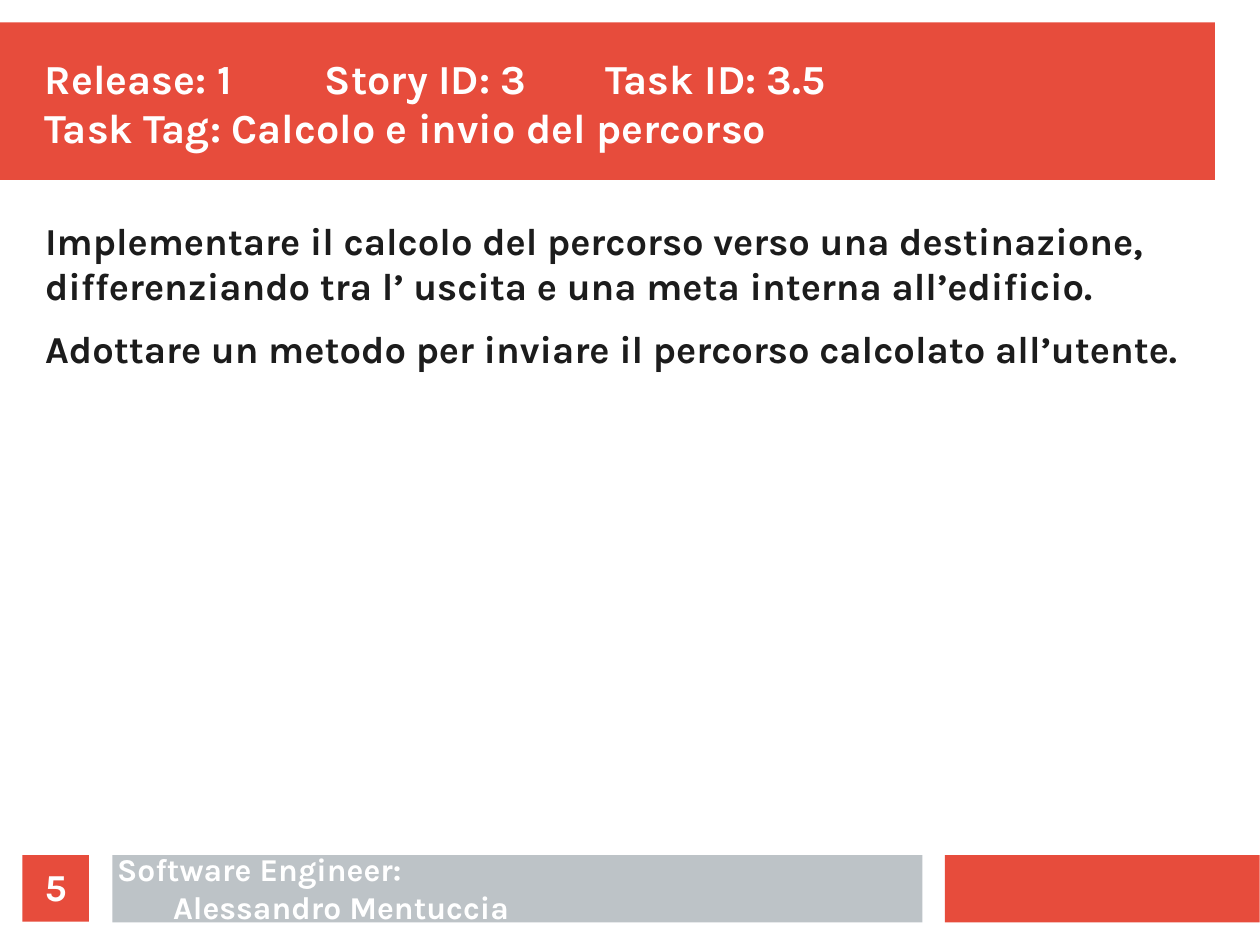
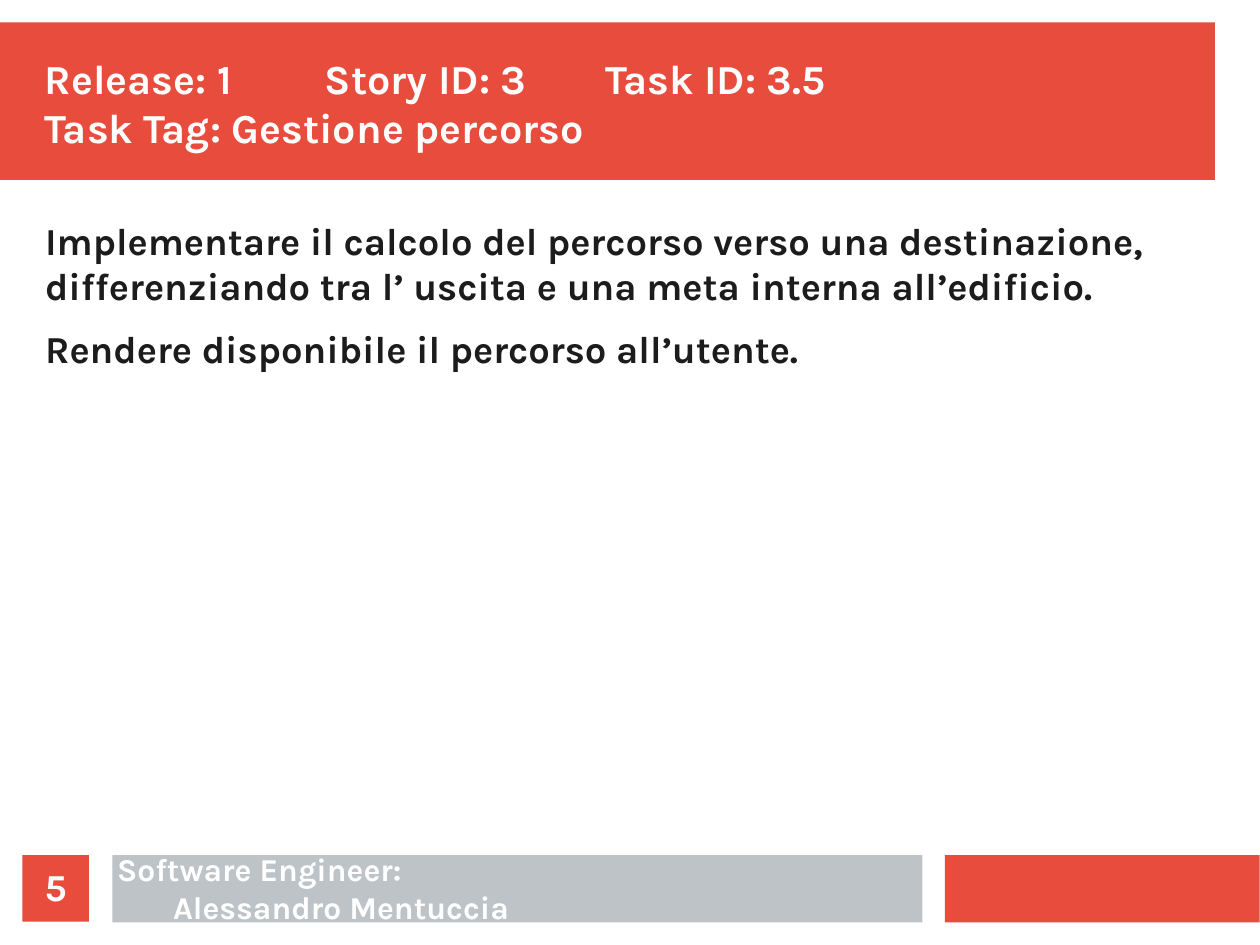
Before and after one commit to ecorradini/ProgettoIDS, a slide deck: slide 5 of AnalisiRequisiti/TaskGestioneMappeServer.ppt. Drawn at 1260x945 pixels with LibreOffice and Linux fonts; fonts in the diff are those of the drawing. Boxes give left, top, right and bottom in pixels: in the first picture for what was removed or moved away, otherwise in the second. Text is boxed around its words. In the diff, an @@ line names an element or a change of style, - is before the commit and + after.

Commit message:
modifica task story 2

```diff
--- a/AnalisiRequisiti/TaskGestioneMappeServer.ppt
+++ b/AnalisiRequisiti/TaskGestioneMappeServer.ppt
@@ text at [45, 65, 826, 154]: text changed @@
-Release: 1 Story ID: 3 Task ID: 3.5
-Task Tag: Calcolo e invio del percorso
+Release: 1 Story ID: 3 Task ID: 3.5
+Task Tag: Gestione percorso
@@ text at [45, 336, 798, 372]: text changed @@
-Adottare un metodo per inviare il percorso calcolato all’utente.
+Rendere disponibile il percorso all’utente.
```
Also in this commit, not shown: 1 slide added.
